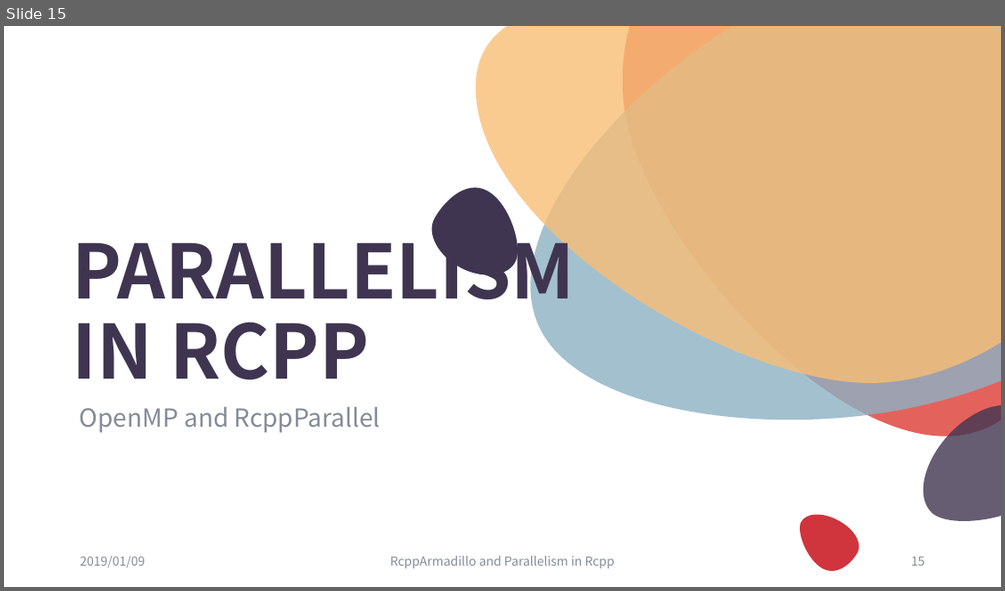
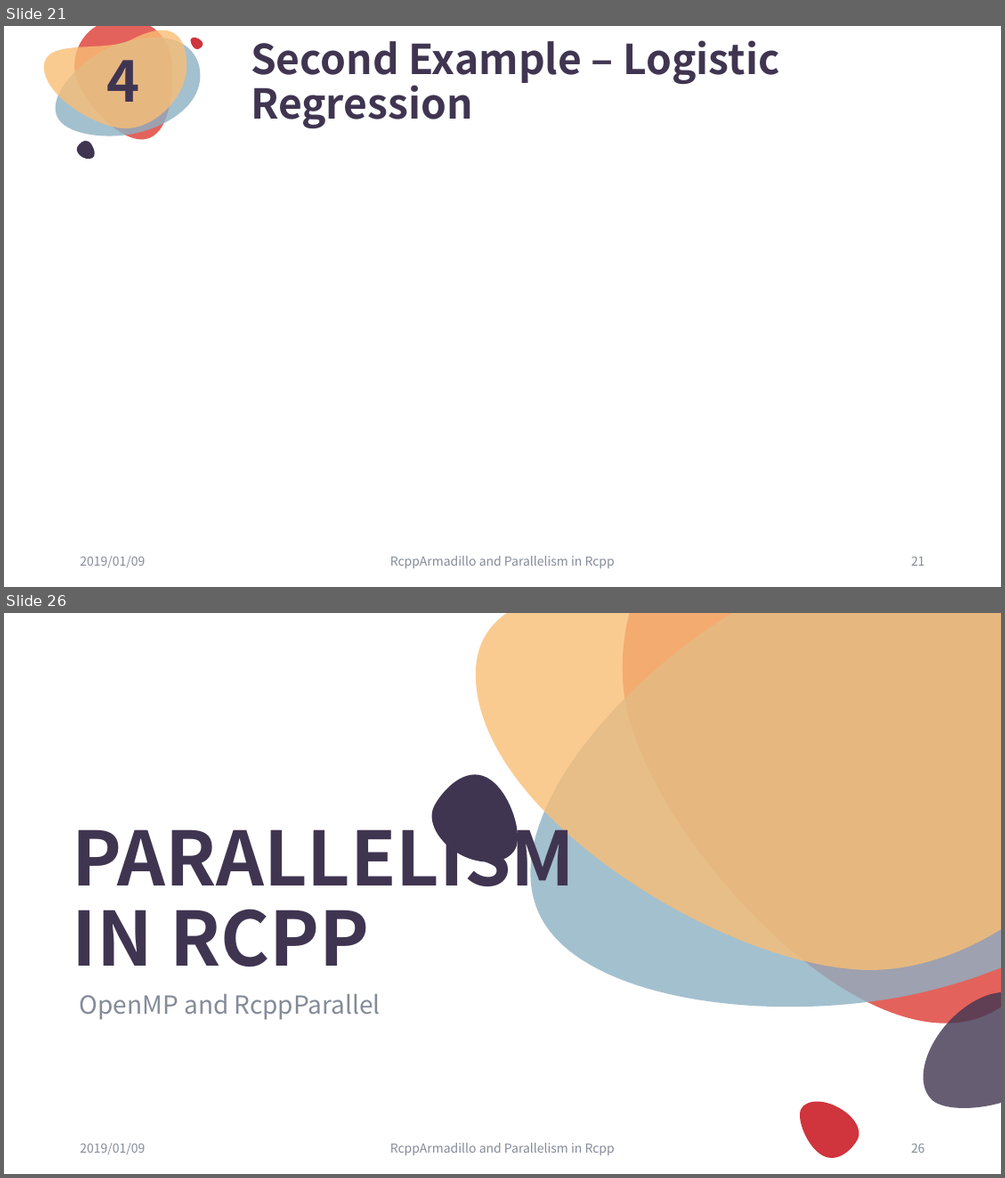
Before and after one commit to ChingChuan-Chen/Rcpp_RcppArmadillo_tutorial, a slide deck: leture_powerpoint_0109.pptx. Shown one above the other, each under a label of ours: slide 15 before the commit, slides 21 and 26 after it; the slides between them are not shown. The pictures are 1005x591 and 1005x1178 pixels, drawn with LibreOffice and Linux fonts; fonts in the diff are those of the drawing; grey boxes stand for pictures. Boxes give left, top, right and bottom in pixels: in the first picture for what was removed or moved away, otherwise in the second. Text is boxed around its words. In the diff, an @@ line names an element or a change of style, - is before the commit and + after.

```diff
--- a/leture_powerpoint_0109.pptx
+++ b/leture_powerpoint_0109.pptx
@@ slide 21 added at bbox=[4, 26, 1001, 587], background #FFFFFF @@
@@ freeform shape added at bbox=[44, 30, 186, 128], fill #F9BE75 at 80% opacity @@
@@ freeform shape added at bbox=[56, 38, 201, 136], fill #8DB1C4 at 80% opacity @@
@@ freeform shape added at bbox=[74, 26, 172, 140], fill #E4625C @@
@@ text added at bbox=[107, 45, 140, 102], 54 pt, text #403551, bold @@
+4
@@ freeform shape added at bbox=[190, 38, 202, 49], fill #D0343C @@
@@ title added at bbox=[251, 40, 779, 128], 39.6 pt, text #403551, bold @@
+Second Example – Logistic Regression
@@ freeform shape added at bbox=[77, 141, 95, 159], fill #403551 @@
@@ text added at bbox=[80, 556, 145, 567], 12 pt, text #848B98 @@
+2019/01/09
@@ text added at bbox=[390, 556, 615, 568], 12 pt, text #848B98 @@
+RcppArmadillo and Parallelism in Rcpp
@@ page number added at bbox=[911, 556, 925, 565], 12 pt, text #848B98 @@
+21
@@ what was slide 15 is now slide 26 @@
@@ page number at bbox=[911, 1143, 925, 1152]: text changed @@
-15
+26
```
Also in this commit, not shown: 4 slides changed, 16 other slides added, 7 other files.
